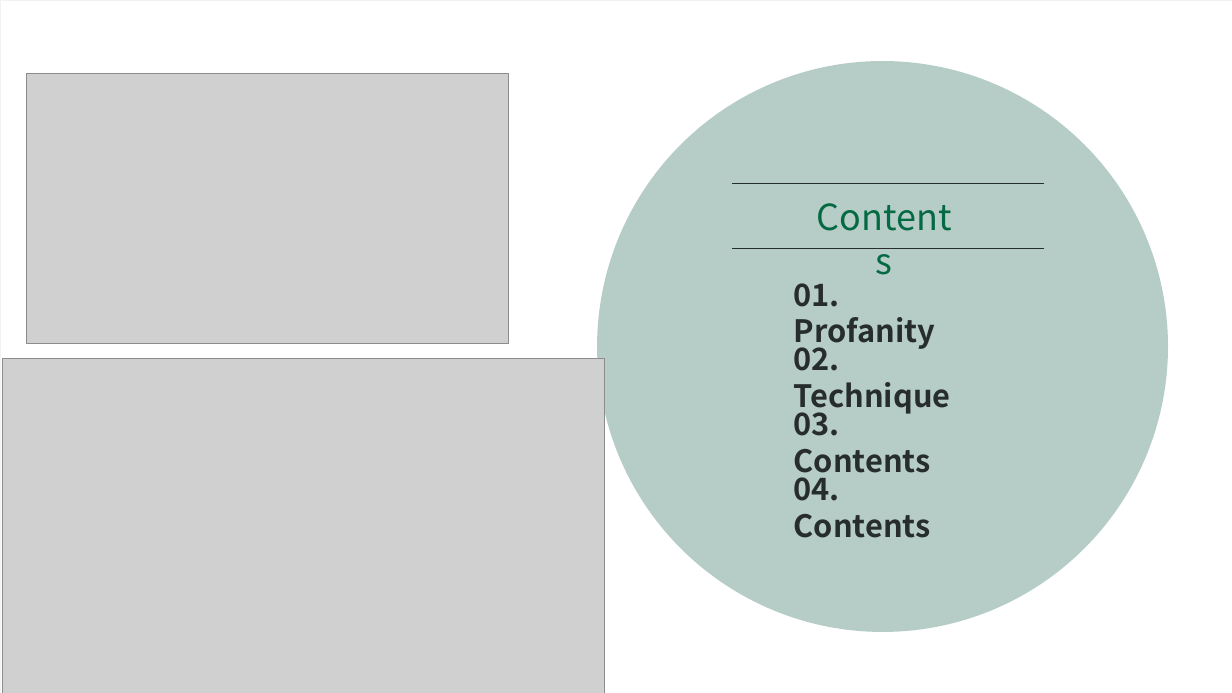
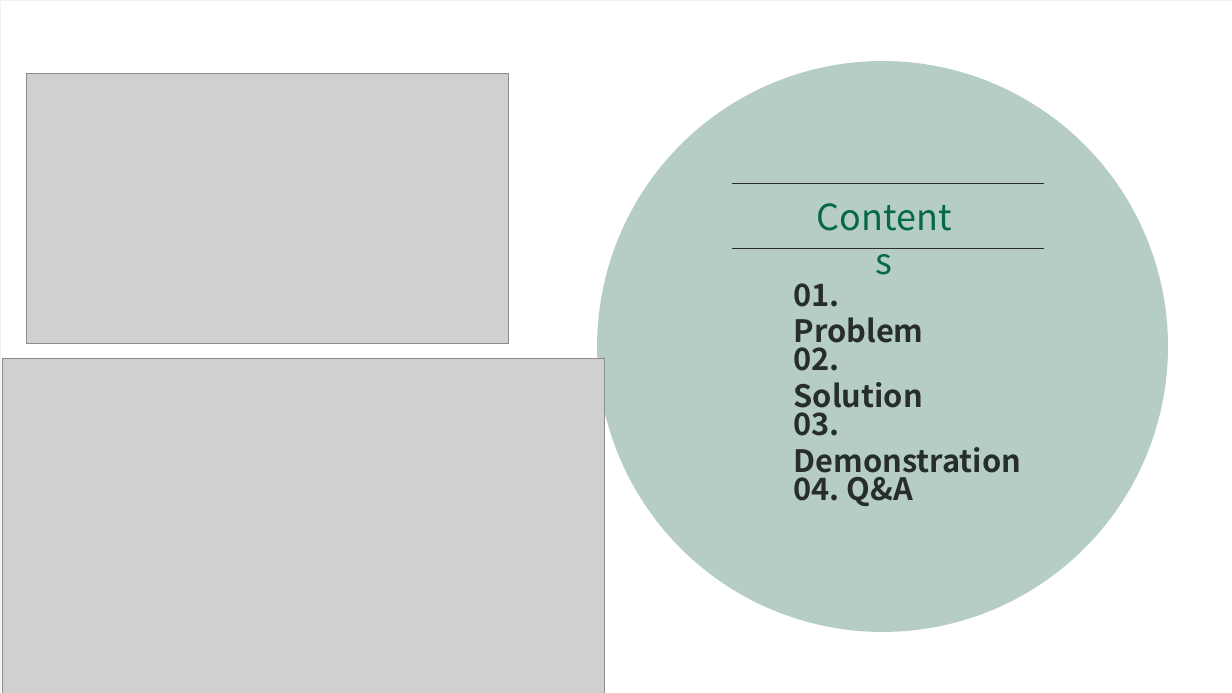
Before and after one commit to nickyoon89/Hackathon_JYN, a slide deck: slide 2 of 1. Document/Hackathon_JYN_PPT.pptx. Drawn at 1232x693 pixels with LibreOffice and Linux fonts; fonts in the diff are those of the drawing; grey boxes stand for pictures. Boxes give left, top, right and bottom in pixels: in the first picture for what was removed or moved away, otherwise in the second. Text is boxed around its words. In the diff, an @@ line names an element or a change of style, - is before the commit and + after.

```diff
--- a/1. Document/Hackathon_JYN_PPT.pptx
+++ b/1. Document/Hackathon_JYN_PPT.pptx
@@ text at (794,283,924,351): text changed @@
-01. Profanity
+01. Problem
@@ text at (794,339,923,416): text changed @@
-02. Technique
+02. Solution
@@ text at (794,404,1022,481): text changed @@
-03. Contents
+03. Demonstration
@@ text at (794,468,913,506): text changed @@
-04. Contents
+04. Q&A
```
Also in this commit, not shown: 6 other slides changed, 1 slide added, 1 slide removed, 9 other files.
